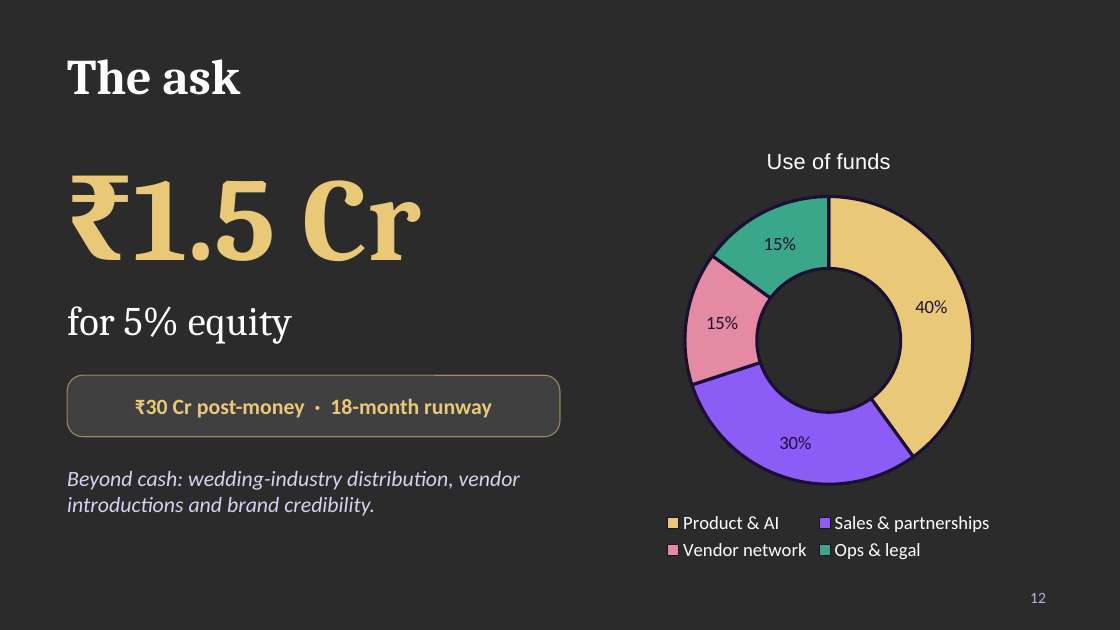
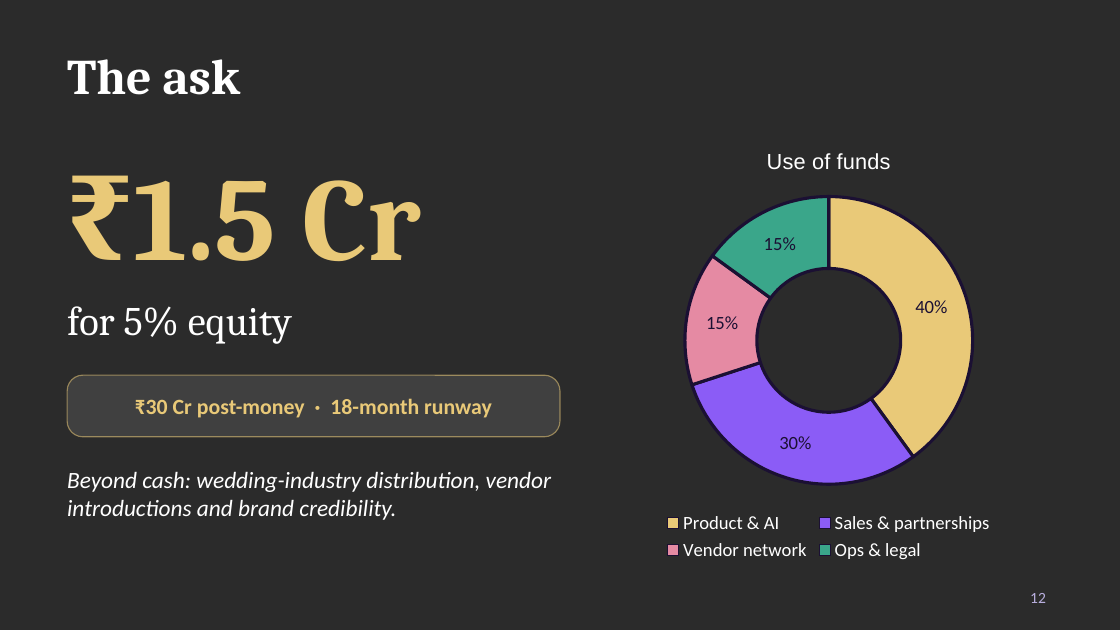
Before and after one commit to vaibhavdave/weddingplanner, a slide deck: slide 12 of pitch/WedVerse_AI_Shark_Tank_Pitch.pptx. Drawn at 1120x630 pixels with LibreOffice and Linux fonts; fonts in the diff are those of the drawing; background and template pictures are left out; a plain dark background stands for a picture behind light text. Boxes give left, top, right and bottom in pixels: in the first picture for what was removed or moved away, otherwise in the second. Text is boxed around its words. In the diff, an @@ line names an element or a change of style, - is before the commit and + after.

```diff
--- a/pitch/WedVerse_AI_Shark_Tank_Pitch.pptx
+++ b/pitch/WedVerse_AI_Shark_Tank_Pitch.pptx
@@ text "Beyond cash: wedding-industry distribution, vendor ..." at (x1=67, y1=472, x2=551, y2=520): size 14 to 15 pt, text colour #D9D0F2 to #FFFFFF @@
```
Also in this commit, not shown: 6 other slides changed, 1 slide added, 1 slide removed, 4 other files.
